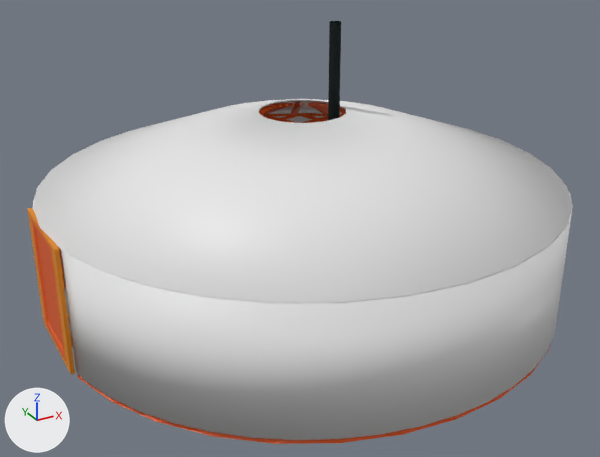
Renders of the Blender file Assets/3 Models/ger.blend from each side of a commit.
One viewpoint serves both versions: a 50 mm camera at (-6.41, -11.56, 5.97) aimed at (-0.24, -0.35, 0.37). The lights are fixed; the arrows at lower left show +X, +Y and +Z. The picture after the commit comes second.

The first picture shows 'Burees', 'Haalga', 'HaalgaHuree', 'Zuuh'.
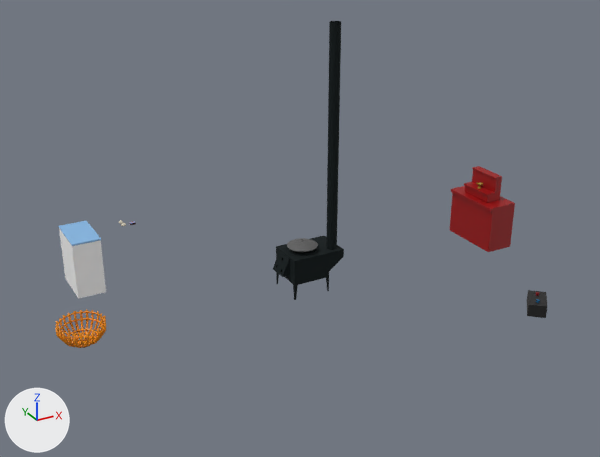
Where the change shows, as pixel boxes [x1, y1, x2, y2] in the pictures (600 x 457 px):
'Burees', hidden: before [33, 99, 573, 444]
'Haalga', hidden (orange): before [31, 219, 66, 361]
'HaalgaHuree', hidden (orange): before [27, 208, 75, 375]
'Zuuh', unchanged, uncovered by the edit: before [328, 21, 341, 121]; after [276, 21, 344, 300]
'Awdar.001', unchanged, uncovered by the edit: after [450, 186, 515, 252]
'Fridge', unchanged, uncovered by the edit: after [59, 229, 106, 299]
'Sphere', unchanged, uncovered by the edit: before [68, 313, 73, 347]; after [55, 310, 106, 348]

What changed in the scene script:
```text
Change ob_burees:
    add ob_burees.hide_set(True)
Change ob_haalgahuree:
    add ob_haalgahuree.hide_set(True)
Change ob_haalga:
    add ob_haalga.hide_set(True)
```
